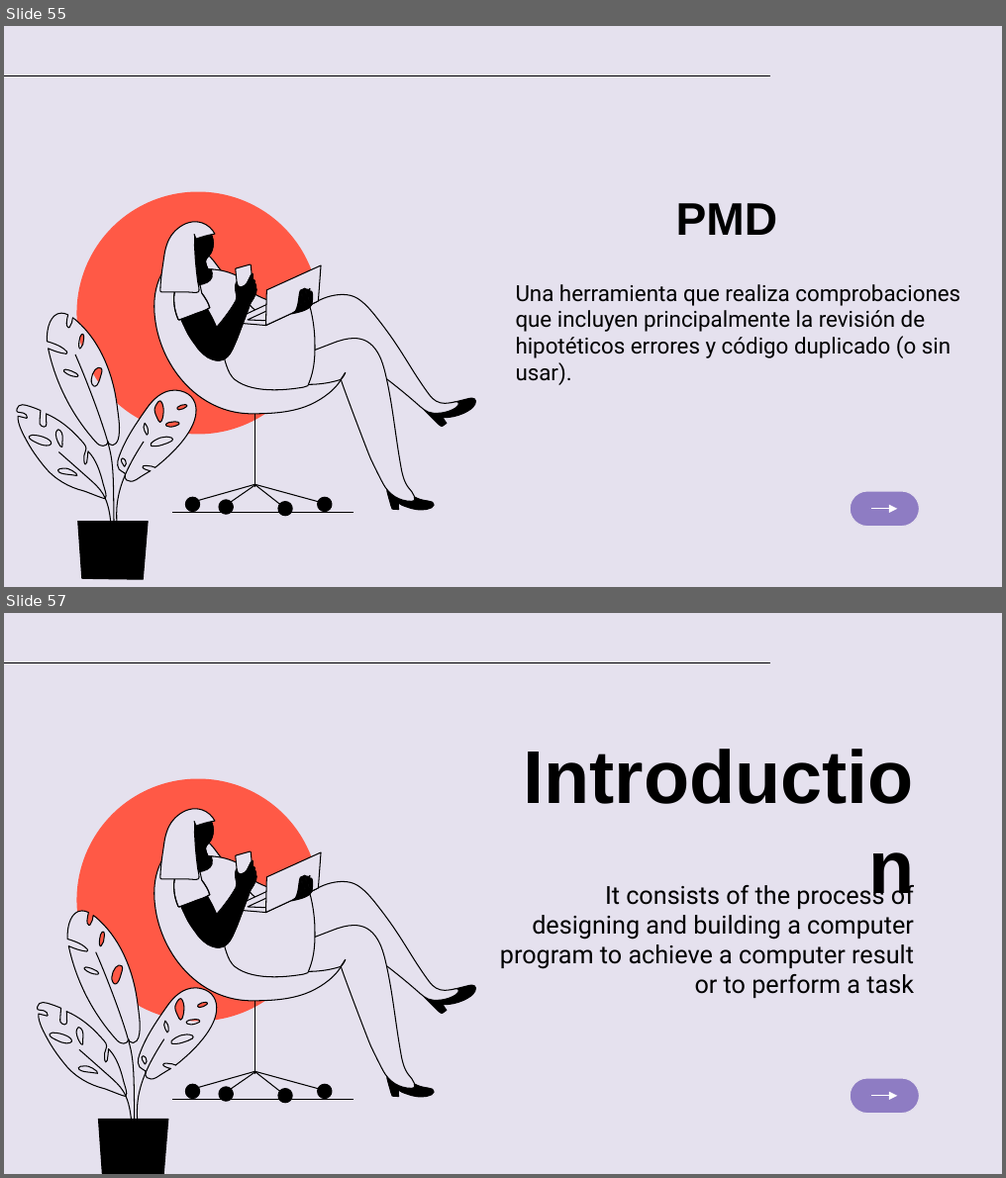
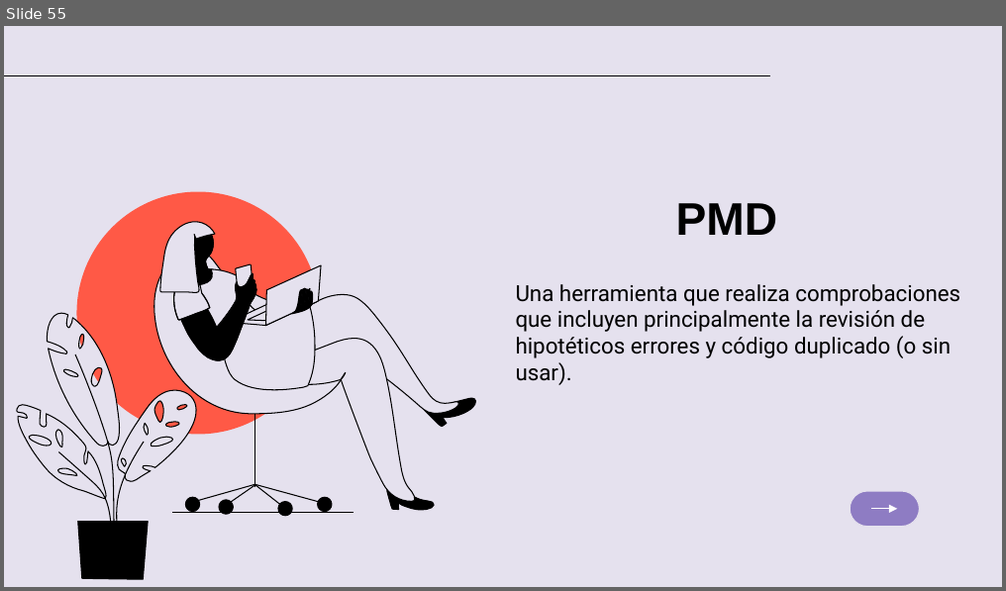
Before and after one commit to Equipo-2/Sprint3Grupo2DAW_JAVA, a slide deck: STORY1 - SPRINT 4 PARTE 3 - PRESENTACIÓN REFACTORIZACION.pptx. Shown one above the other, each under a label of ours: slides 55 and 57 before the commit, slide 55 after it; the slides between them are not shown. The pictures are 1006x1178 and 1006x591 pixels, drawn with LibreOffice and Linux fonts; fonts in the diff are those of the drawing. Boxes give left, top, right and bottom in pixels: in the first picture for what was removed or moved away, otherwise in the second. Text is boxed around its words. In the diff, an @@ line names an element or a change of style, - is before the commit and + after.

```diff
--- a/STORY1 - SPRINT 4 PARTE 3 - PRESENTACIÓN REFACTORIZACION.pptx
+++ b/STORY1 - SPRINT 4 PARTE 3 - PRESENTACIÓN REFACTORIZACION.pptx
@@ slide 57 removed at (4,613,1002,1174), background #E5E1EE; not listed: 3 template elements that a slide beside it also shows @@
@@ ellipse removed at (77,778,320,1021) @@
@@ title removed at (488,773,924,864) @@
-Introduction
@@ subtitle removed at (500,881,914,998) @@
-It consists of the process of designing and building a computer program to achieve a computer result or to perform a task
@@ group removed at (152,809,477,1103): 37 freeform shapes @@
@@ group removed at (37,911,219,1174): 7 freeform shapes @@
```
Also in this commit, not shown: 28 other slides removed.
